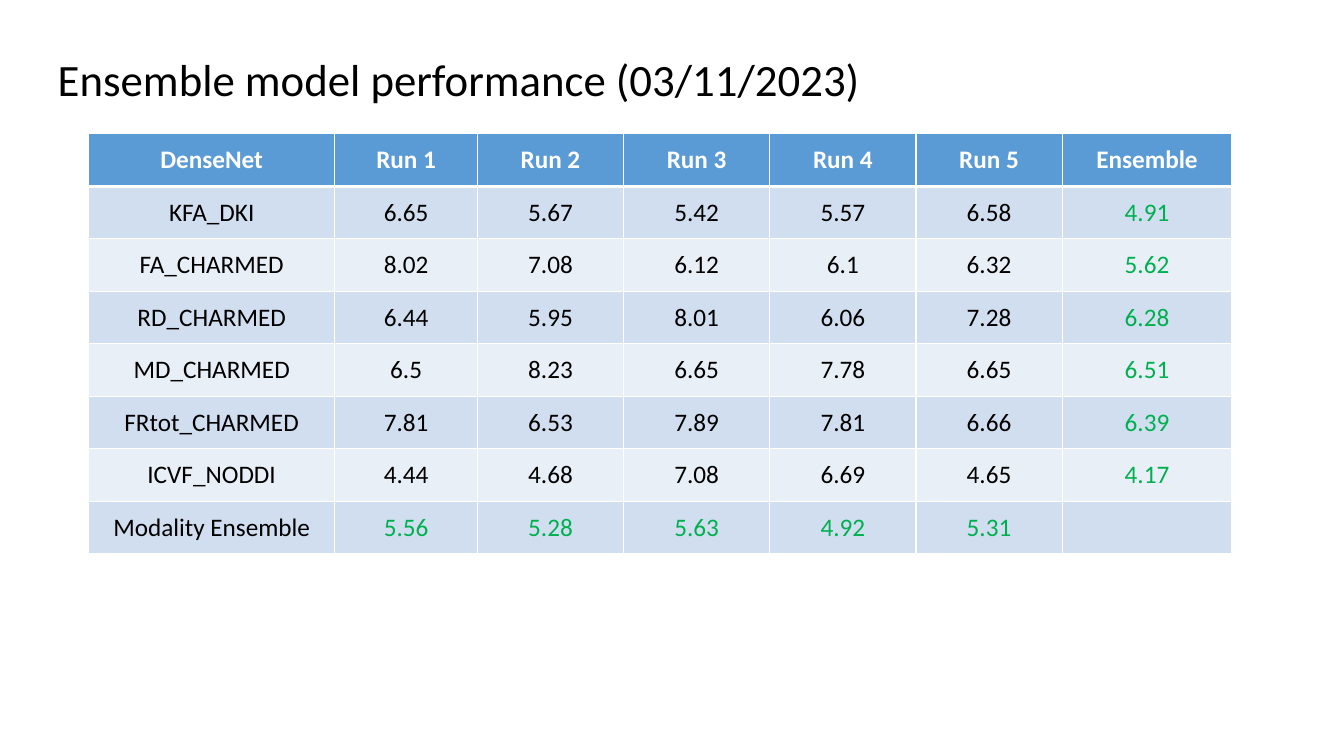
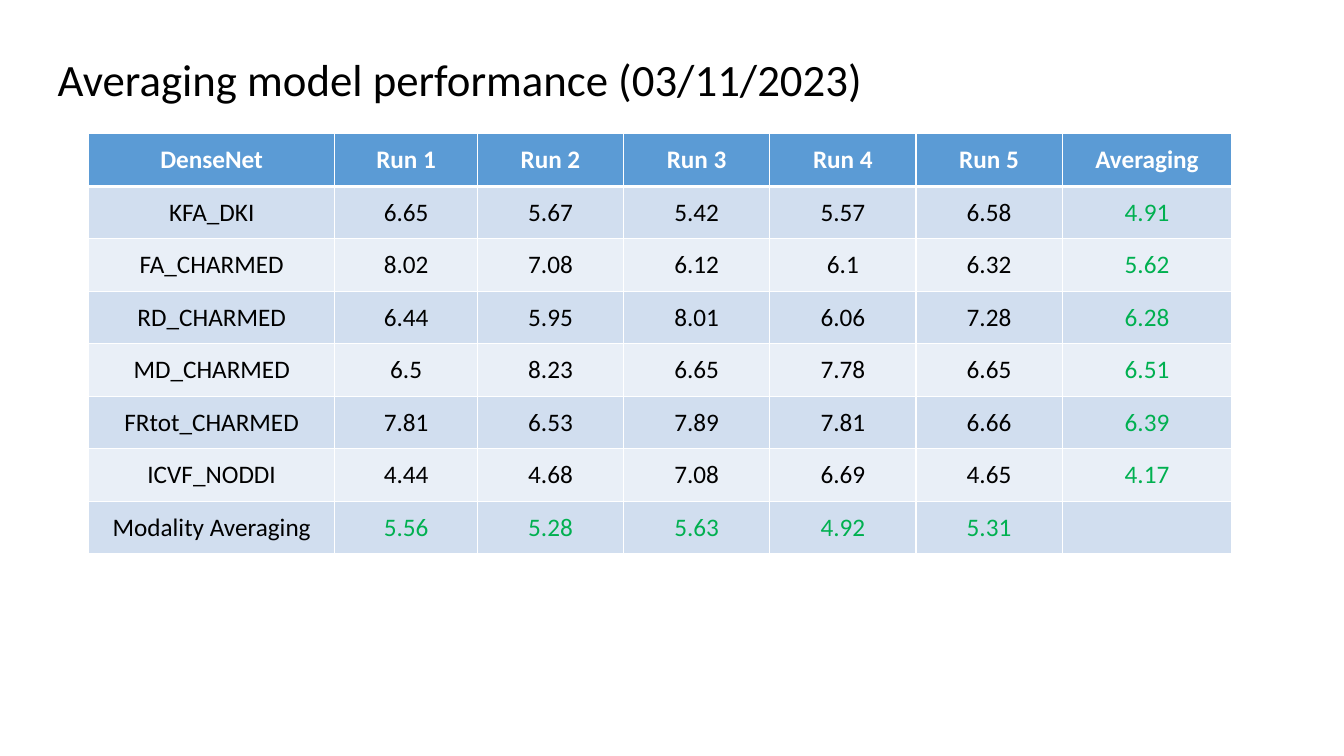
Before and after one commit to hanzhiwangchn/Microstructure_Age_Prediction, a slide deck: slide 5 of summary.pptx. Drawn at 1344x756 pixels with LibreOffice and Linux fonts; fonts in the diff are those of the drawing; background and template pictures are left out. Boxes give left, top, right and bottom in pixels: in the first picture for what was removed or moved away, otherwise in the second. Text is boxed around its words. In the diff, an @@ line names an element or a change of style, - is before the commit and + after.

```diff
--- a/summary.pptx
+++ b/summary.pptx
@@ text at <box>58,63,861,104</box>: text changed @@
-Ensemble model performance (03/11/2023)
+Averaging model performance (03/11/2023)
@@ table at <box>89,134,1231,555</box> @@
-row 1, column 7: Ensemble
+row 1, column 7: Averaging
-row 8, column 1: Modality Ensemble
+row 8, column 1: Modality Averaging
```
Also in this commit, not shown: 4 other slides changed, 2 slides added, 1 slide removed, 41 other files.
